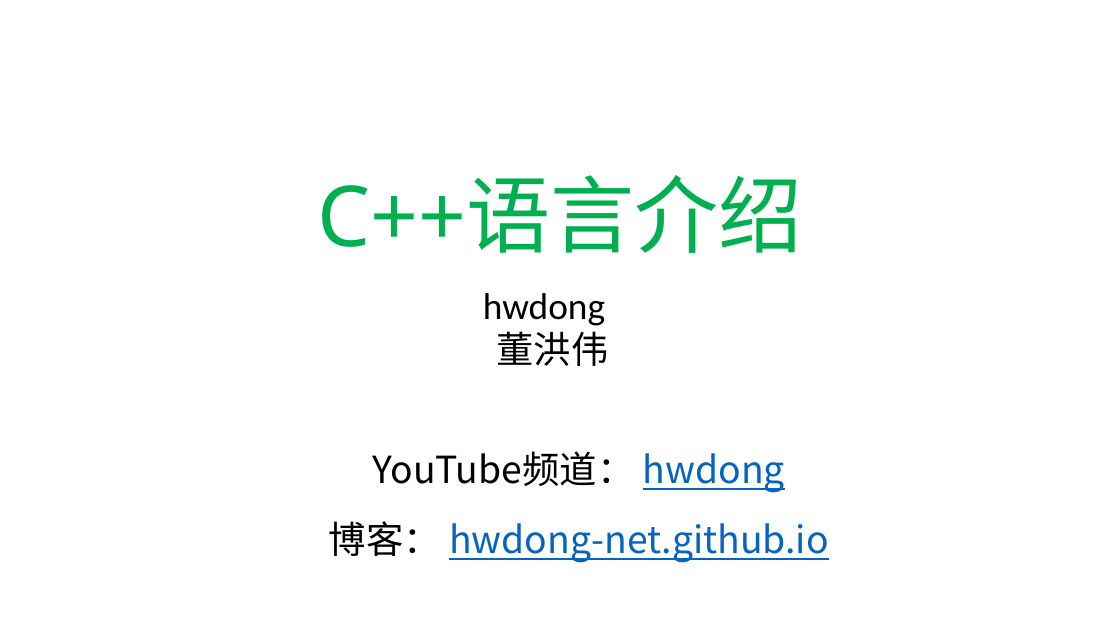
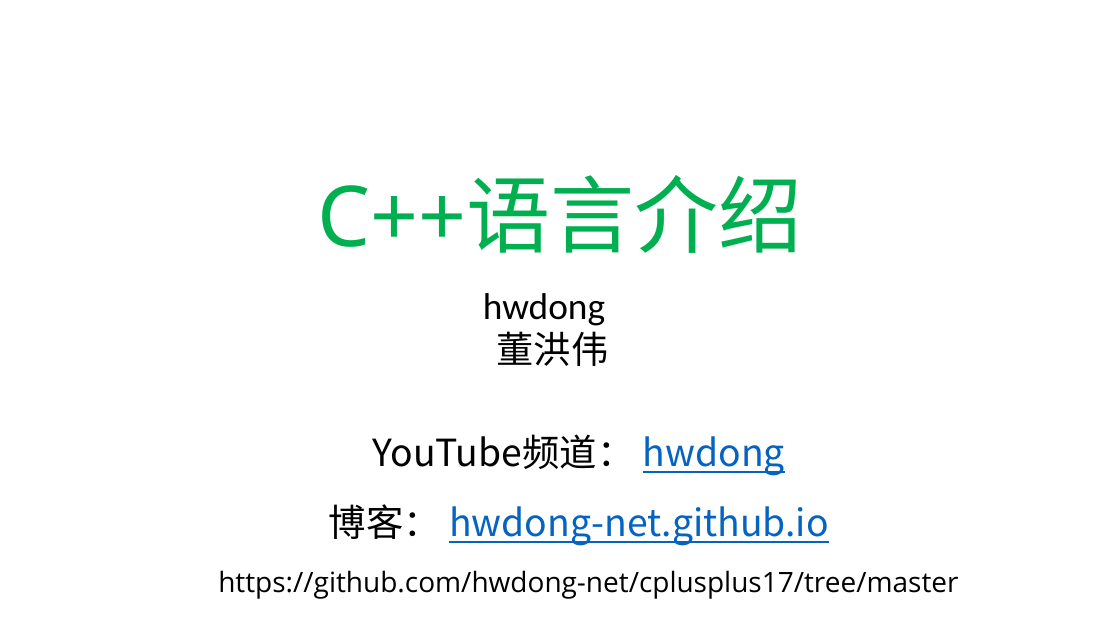
Before and after one commit to hwdong-net/cplusplus17, a slide deck: slide 1 of ppt/1.1 C++语言介绍.pptx. Drawn at 1120x630 pixels with LibreOffice and Linux fonts; fonts in the diff are those of the drawing. Boxes give left, top, right and bottom in pixels: in the first picture for what was removed or moved away, otherwise in the second. Text is boxed around its words. In the diff, an @@ line names an element or a change of style, - is before the commit and + after.

```diff
--- a/ppt/1.1 C++语言介绍.pptx
+++ b/ppt/1.1 C++语言介绍.pptx
@@ subtitle "YouTube频道： hwdong": place and size @@
-subtitle "YouTube频道： hwdong" at <box>329,451,829,563</box>
+subtitle "YouTube频道： hwdong" at <box>329,434,829,546</box>
@@ text added at <box>218,570,958,599</box>, 24 pt, text #000000 @@
+https://github.com/hwdong-net/cplusplus17/tree/master
```
